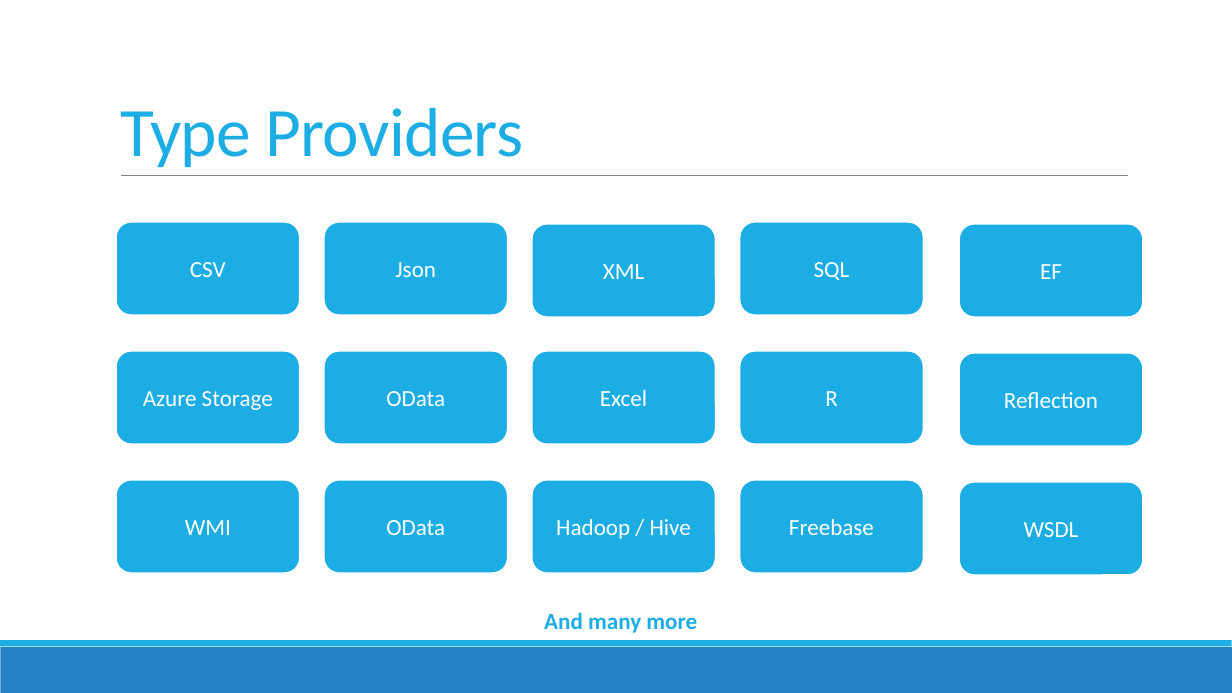
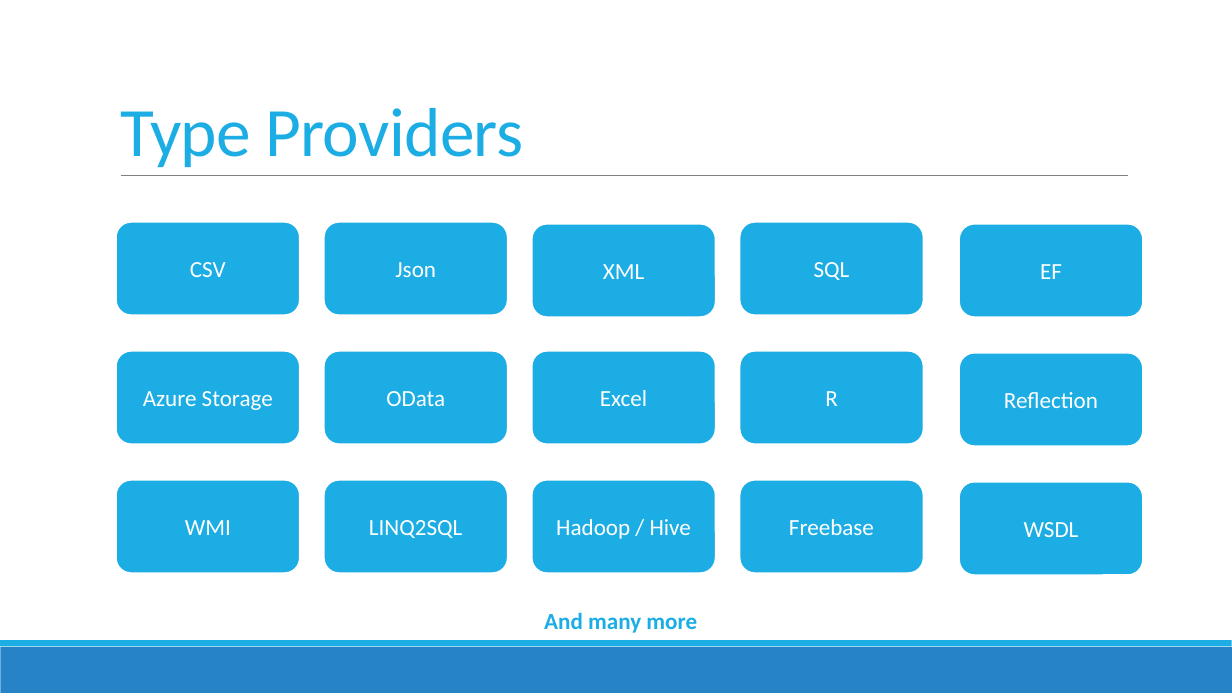
Before and after one commit to jorgef/fsharpworkshop, a slide deck: slide 71 of FSharpWorkshop_Slides.pptx. Drawn at 1232x693 pixels with LibreOffice and Linux fonts; fonts in the diff are those of the drawing. Boxes give left, top, right and bottom in pixels: in the first picture for what was removed or moved away, otherwise in the second. Text is boxed around its words. In the diff, an @@ line names an element or a change of style, - is before the commit and + after.

```diff
--- a/FSharpWorkshop_Slides.pptx
+++ b/FSharpWorkshop_Slides.pptx
@@ text in rounded rectangle at box(369, 520, 462, 538): text changed @@
-OData
+LINQ2SQL
```
Also in this commit, not shown: 2 other slides changed, 1 other file.
